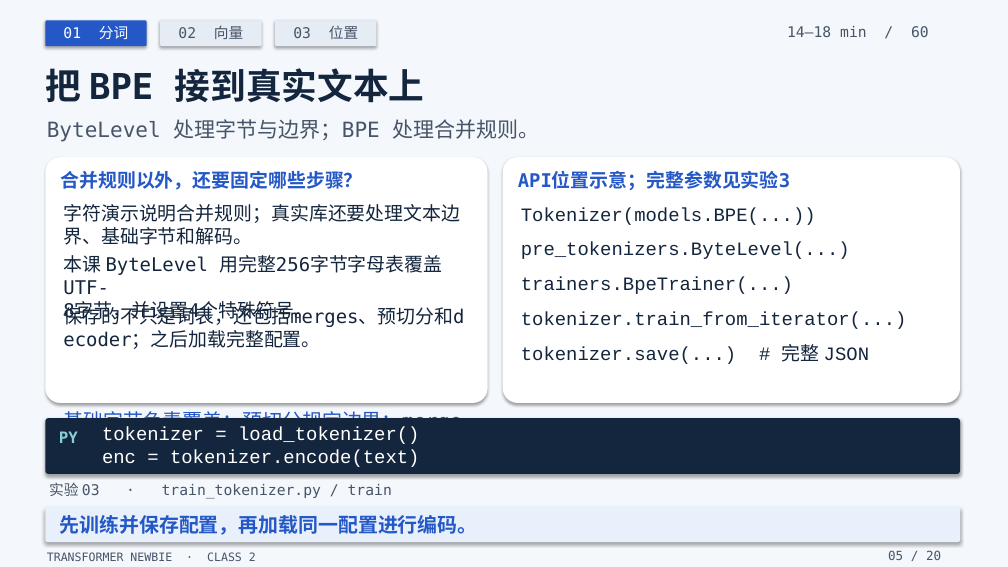
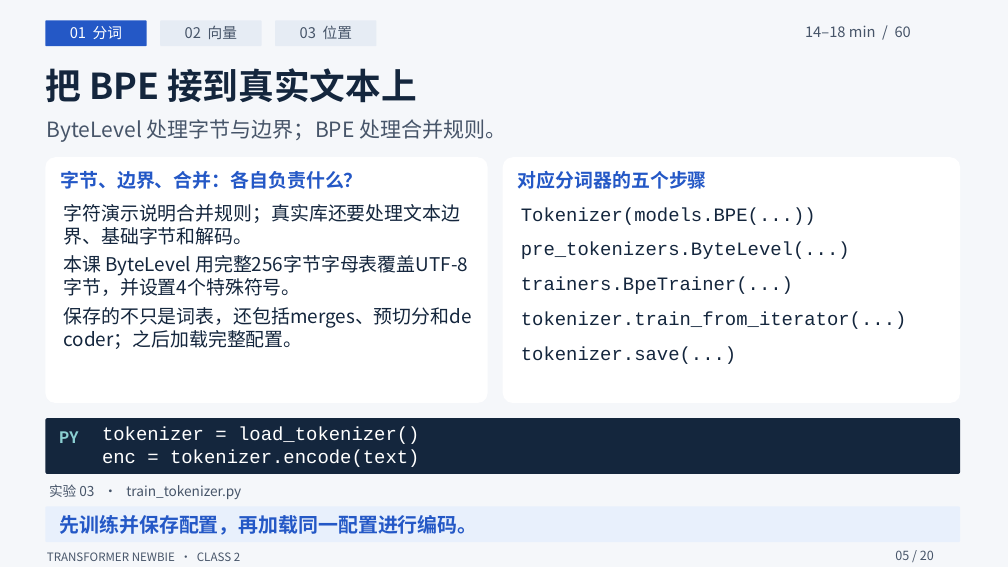
Before and after one commit to yangzy723/Transformer-Newbie, a slide deck: slide 5 of class2/class2_tokens_embeddings_positions.pptx. Drawn at 1008x567 pixels with LibreOffice and Linux fonts; fonts in the diff are those of the drawing. Boxes give left, top, right and bottom in pixels: in the first picture for what was removed or moved away, otherwise in the second. Text is boxed around its words. In the diff, an @@ line names an element or a change of style, - is before the commit and + after.

Commit message:
Clarify class 2 slide layout and teach RoPE through rotation diagrams

```diff
--- a/class2/class2_tokens_embeddings_positions.pptx
+++ b/class2/class2_tokens_embeddings_positions.pptx
@@ background #F7F5EF to #FFFFFF @@
@@ rectangle at (0, 0, 1008, 567): fill #F4F7FB to #F5F7FA; shadow off @@
@@ text at (60, 171, 362, 189): text changed; font DejaVu Sans Mono to Noto Sans CJK SC @@
-合并规则以外，还要固定哪些步骤？
+字节、边界、合并：各自负责什么？
@@ text at (518, 171, 707, 189): text changed; font DejaVu Sans Mono to Noto Sans CJK SC @@
-API位置示意；完整参数见实验3
+对应分词器的五个步骤
@@ text at (63, 255, 468, 296): text changed; font DejaVu Sans Mono to Noto Sans CJK SC @@
-本课 ByteLevel 用完整256字节字母表覆盖UTF-
-8字节，并设置4个特殊符号。
+本课 ByteLevel 用完整256字节字母表覆盖UTF-8
+字节，并设置4个特殊符号。
@@ text at (63, 307, 471, 349): text changed; font DejaVu Sans Mono to Noto Sans CJK SC @@
-保存的不只是词表，还包括merges、预切分和d
-ecoder；之后加载完整配置。
+保存的不只是词表，还包括merges、预切分和de
+coder；之后加载完整配置。
@@ text at (521, 346, 736, 364): text changed @@
-tokenizer.save(...) # 完整 JSON
+tokenizer.save(...)
@@ shadow off; proportions changed in 7 elements at (45, 20, 147, 46), (160, 20, 262, 46), (275, 20, 377, 46), (45, 507, 960, 542), (45, 157, 488, 403), (503, 157, 960, 403), (45, 418, 960, 474) @@
@@ text removed at (63, 407, 461, 459) @@
-基础字节负责覆盖；预切分规定边界；merge
-s 决定合并次序。
@@ text at (49, 484, 241, 499): text changed; size 14 to 13 pt; font DejaVu Sans Mono to Noto Sans CJK SC @@
-实验 03 · train_tokenizer.py / train
+实验 03 · train_tokenizer.py
@@ font DejaVu Sans Mono to Noto Sans CJK SC in 9 elements at (70, 26, 122, 39), (185, 26, 237, 39), (300, 25, 352, 39), (805, 25, 911, 37), (45, 68, 417, 103), (47, 119, 506, 142), (60, 515, 478, 535), (47, 552, 240, 561), (895, 550, 934, 560) @@
```
Also in this commit, not shown: 18 other slides changed, 1 slide added, 1 slide removed, 29 other files.
